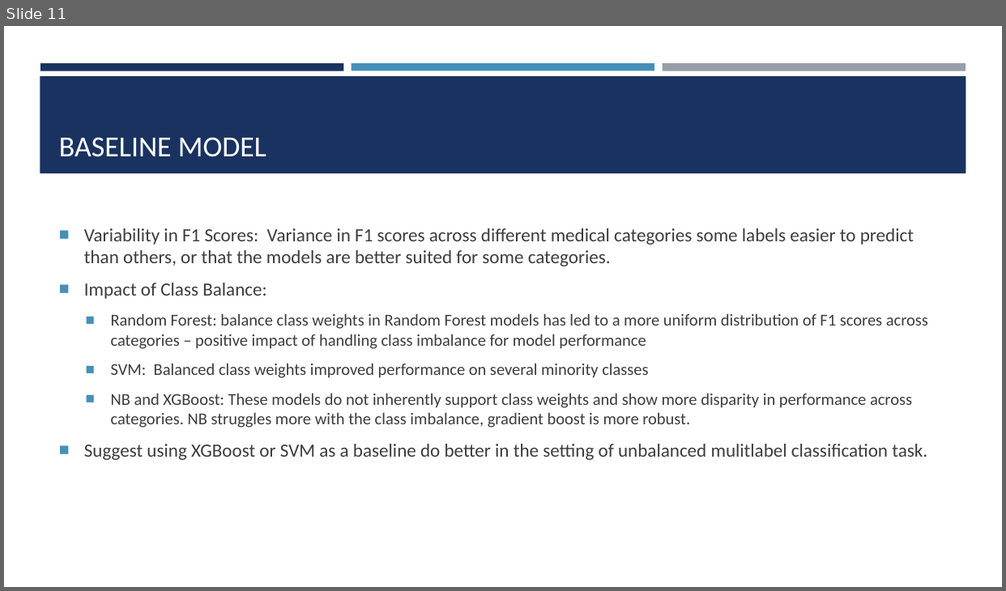
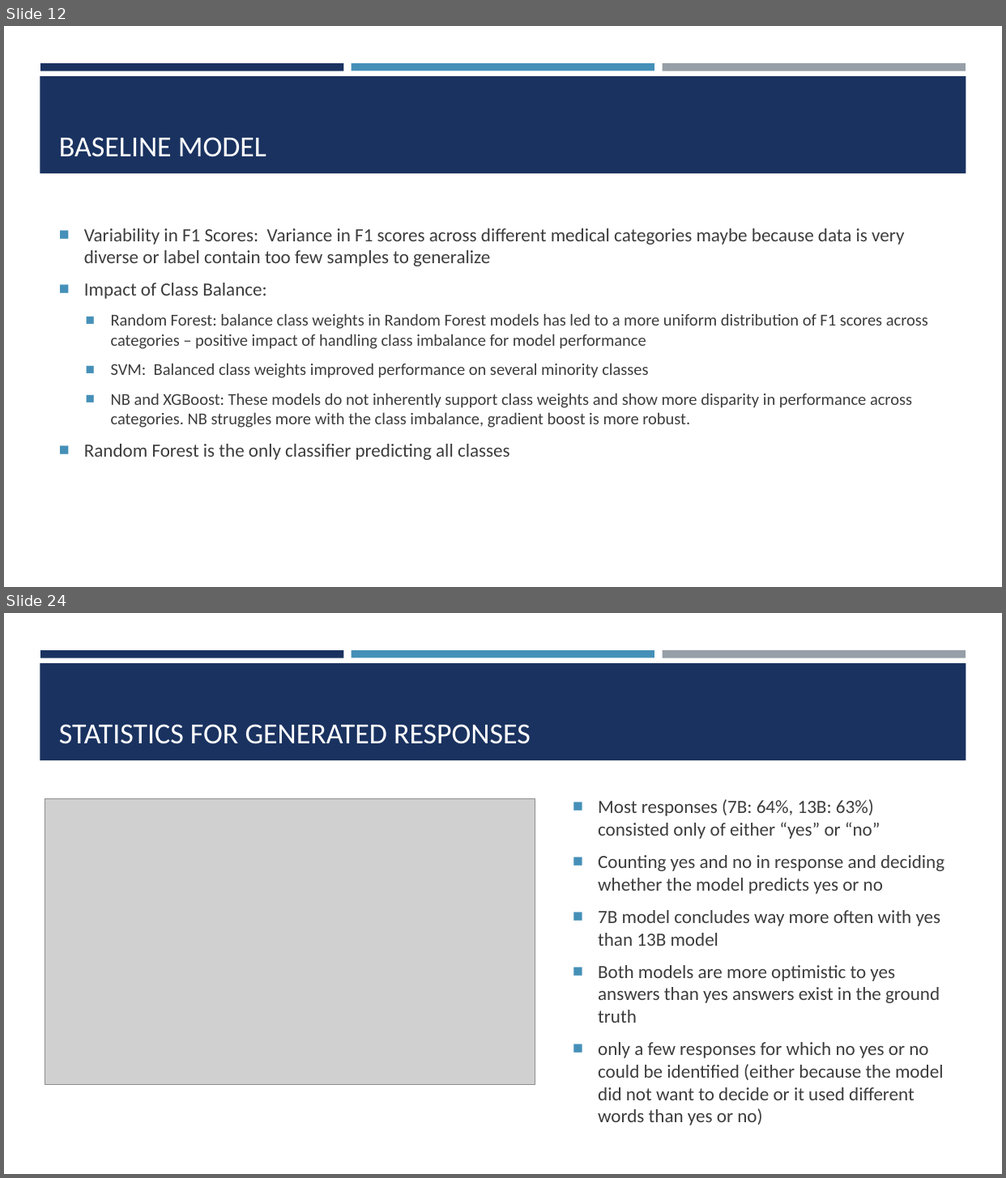
Before and after one commit to josefweibel/nlp-medical-project, a slide deck: presentations/Final Presentation.pptx. Shown one above the other, each under a label of ours: slide 11 before the commit, slides 12 and 24 after it; the slides between them are not shown. The pictures are 1006x591 and 1006x1178 pixels, drawn with LibreOffice and Linux fonts; fonts in the diff are those of the drawing; grey boxes stand for pictures. Boxes give left, top, right and bottom in pixels: in the first picture for what was removed or moved away, otherwise in the second. Text is boxed around its words. In the diff, an @@ line names an element or a change of style, - is before the commit and + after.

```diff
--- a/presentations/Final Presentation.pptx
+++ b/presentations/Final Presentation.pptx
@@ slide 24 added at <box>4,613,1002,1174</box>, background #FFFFFF; not listed: 4 template elements that a slide beside it also shows @@
@@ title added at <box>59,724,530,744</box>, 28 pt, text #FFFFFF @@
+STATISTICS FOR GENERATED RESPONSES
@@ picture added at <box>45,799,535,1085</box> @@
@@ text added at <box>598,799,944,1126</box>, 18 pt, text #3D3D3D @@
+■ Most responses (7B: 64%, 13B: 63%) consisted only of either “yes” or “no”
+■ Counting yes and no in response and deciding whether the model predicts yes or no
+■ 7B model concludes way more often with yes than 13B model
+■ Both models are more optimistic to yes answers than yes answers exist in the ground truth
+■ only a few responses for which no yes or no could be identified (either because the model did not want to decide or it used different words than yes or no)
@@ what was slide 11 is now slide 12 @@
@@ slide 12 changed as well @@
@@ text at <box>84,228,904,267</box>: text changed @@
-■ Variability in F1 Scores: Variance in F1 scores across different medical categories some labels easier to predict than others, or that the models are better suited for some categories.
+■ Variability in F1 Scores: Variance in F1 scores across different medical categories maybe because data is very diverse or label contain too few samples to generalize
@@ text at <box>84,444,510,460</box>: text changed @@
-■ Suggest using XGBoost or SVM as a baseline do better in the setting of unbalanced mulitlabel classification task.
+■ Random Forest is the only classifier predicting all classes
```
Also in this commit, not shown: 14 other slides changed, 13 other slides added, 1 slide removed, 2 other files.
